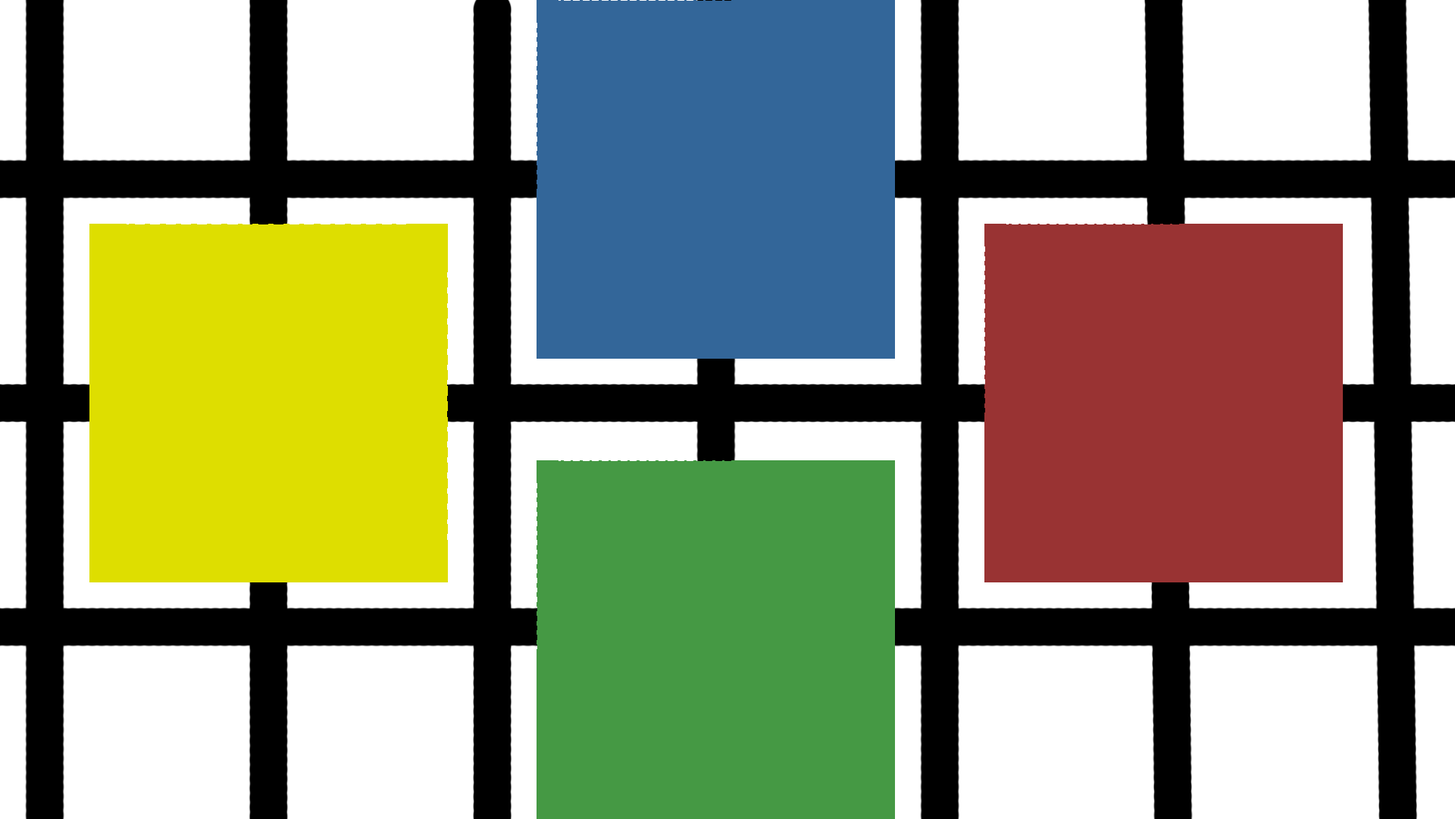
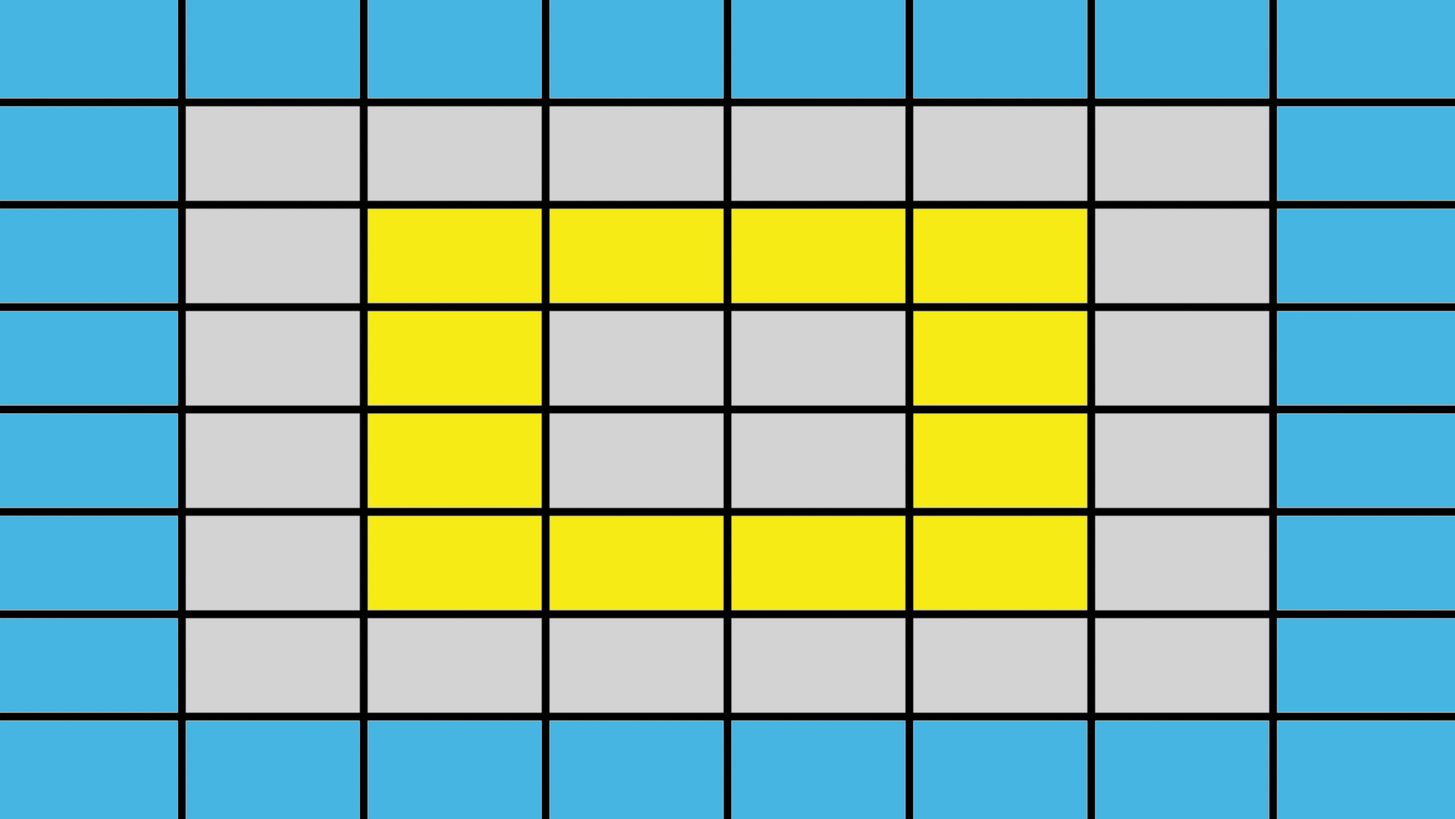
Layered file, before and after one edit (1455 × 819). Changes by layer:
moved "Yellow" above "Blue", painted on it over bbox(89, 209, 1087, 610)
removed layer "Grid" over bbox(0, 0, 1455, 819)
removed layer "Background" over bbox(0, 0, 1455, 819)
painted on "Blue" over bbox(0, 0, 1455, 819)
renamed "Red" to "Gray", painted on it over bbox(0, 0, 1455, 819)
removed layer "Green" over bbox(536, 460, 896, 819)
